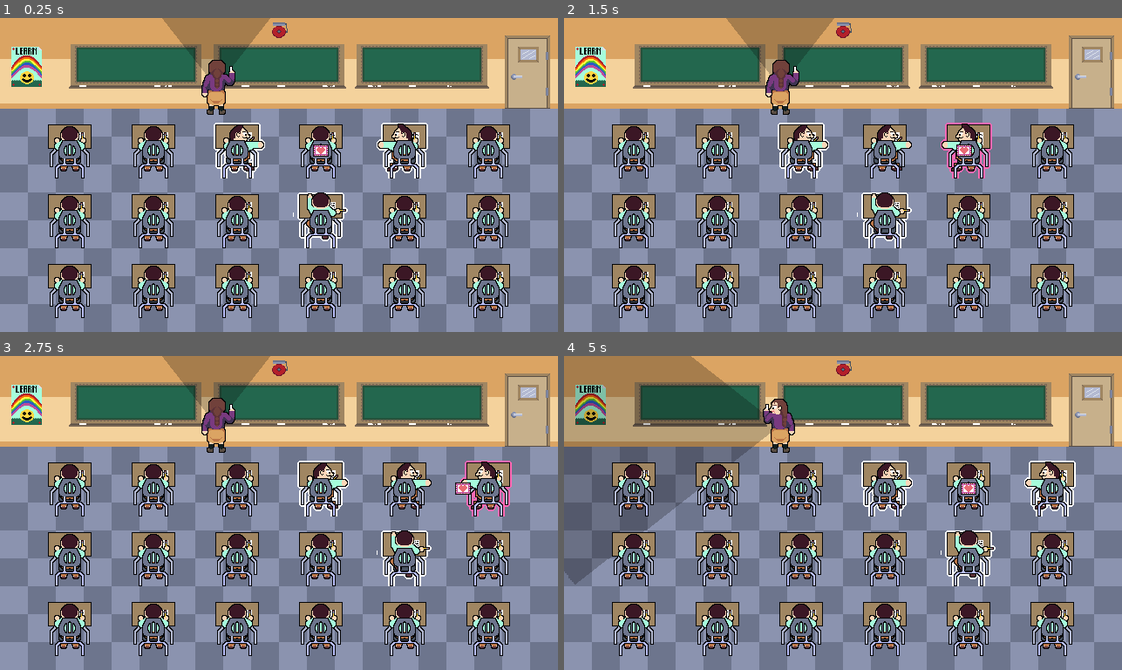
Above: before the commit, frames 1-4 (two rows, left to right).
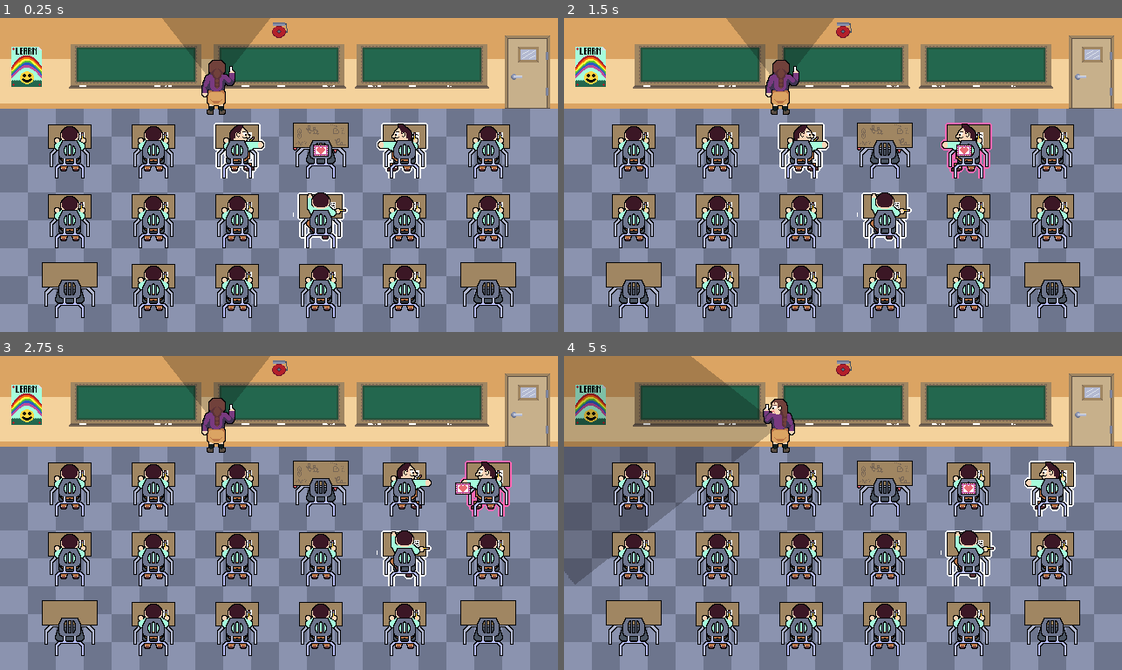
Above: after the commit, the same moments.

Repository: RacBrosGaming/Love-Note
Game: Godot game, scene res://Levels/class_room.tscn
The game is run twice, just before and just after one commit, with the same random seed, the same clock (stepped at 60 frames per second) and the same inputs. The engine's default icon, where the game draws it, is replaced by a stand-in: a white triangle on a blue panel in a dark square.
Inputs (mouse positions are in pixels of both pictures, inside the frame that each line leads up to):
- Up to frame 1 (0.25 s): no input
- Up to frame 2 (1.5 s): move the mouse to (630, 149) at 0.52 s; hold Right (right) 0.53-1.28 s; hold Space (select) 0.53-1.28 s; click (630, 149) at 0.67 s; move the mouse to (630, 218) at 1.27 s; hold Down (down) from 1.28 s (still down); tap Space (select) at 1.35 s; click (630, 218) at 1.42 s
- Up to frame 3 (2.75 s): move the mouse to (66, 629) at 2.02 s; release Down (down) at 2.03 s; hold Right (right) from 2.03 s (still down); hold Space (select) from 2.03 s (still down); click (66, 629) at 2.17 s
- Up to frame 4 (5 s): move the mouse to (720, 487) at 2.77 s; release Right (right) at 2.78 s; release Space (select) at 2.78 s; hold Up (up) 2.78-3.53 s; tap Space (select) at 2.85, 4.35 s; click (720, 487) at 2.92 s; move the mouse to (720, 556) at 3.52 s; hold Space (select) 3.53-4.28 s; hold Left (left) from 3.53 s (still down); click (720, 556) at 3.67 s; move the mouse to (720, 629) at 4.27 s; click (720, 629) at 4.42 s

The runs differ from the first frame. In frame 1, 2.5% of the frame differs, in the area x 7-93%, y 33-94%; in frame 2, 2.6%; in frame 3, 2.7%; in frame 4, 2.8%.

Commit message:
Testing out AStarGrid2D

Diff:
--- a/Scenes/grid.gd
+++ b/Scenes/grid.gd
@@ -5,16 +5,43 @@
 
 const DESK_SCENE := preload("res://Scenes/desk.tscn")
 const NOTE_SCENE = preload("res://Scenes/note.tscn")
+const EMPTY_DESK = preload("res://Scenes/empty_desk.tscn")
 
+@onready var a_star_debug: TileMapLayer = $AStarDebug
+
+var a_star_grid: AStarGrid2D
 var desks: Array[Array] = []
 var note: Note
+var start_position: Vector2i
+var end_position: Vector2i
+
+#manhattan
+#diagnal never
 
 # Called when the node enters the scene tree for the first time.
 func _ready() -> void:
 	if not Engine.is_editor_hint():
+		setup_astar_grid()
 		desks = setup_grid()
 		spawn_desks()
 		spawn_note()
+		end_position = grid_data.grid_size - Vector2i(1, 1)
+		find_path()
+
+func setup_astar_grid() -> void:
+	a_star_grid = AStarGrid2D.new()
+	a_star_grid.size = grid_data.grid_size * grid_data.grid_spacing
+	a_star_grid.cell_size = grid_data.grid_spacing
+	a_star_grid.default_compute_heuristic = AStarGrid2D.HEURISTIC_MANHATTAN
+	a_star_grid.default_estimate_heuristic = AStarGrid2D.HEURISTIC_MANHATTAN
+	a_star_grid.diagonal_mode = AStarGrid2D.DIAGONAL_MODE_NEVER
+	a_star_grid.jumping_enabled = false
+	a_star_grid.update()
+
+func find_path() -> void:
+	var path := a_star_grid.get_id_path(start_position, end_position)
+	for cell in path:
+		a_star_debug.set_cell(cell, 1, Vector2.ZERO)
 
 func setup_grid() -> Array[Array]:
 	var array: Array[Array] = [];
@@ -27,18 +54,27 @@
 func spawn_desks() -> void:
 	for i in grid_data.grid_size.x:
 		for j in grid_data.grid_size.y:
-			#var rand: int = randi_range(0, 0)
+			var rand: int = randi_range(0, 10)
 			#var desk = possible_desks[rand].instance()
-			var desk := DESK_SCENE.instantiate() as Node2D
-			add_child(desk)
-			desk.position = grid_to_pixel(i, j)
-			desks[i][j] = desk;
+			var desk: Node2D
+			if rand > 0:
+				desk = DESK_SCENE.instantiate()
+			else:
+				desk = EMPTY_DESK.instantiate()
+			add_desk_to_grid(desk, Vector2i(i, j), rand <= 0)
+
+func add_desk_to_grid(desk_scene: Node2D, desk_position: Vector2i, solid: bool) -> void:
+	add_child(desk_scene)
+	desk_scene.position = grid_to_pixel(desk_position.x, desk_position.y)
+	desks[desk_position.x][desk_position.y] = desk_scene
+	a_star_grid.set_point_solid(desk_position, solid)
 
 func spawn_note() -> void:
 	var column := randi_range(0, grid_data.grid_size.x - 1)
 	var row := randi_range(0, grid_data.grid_size.y - 1)
 	note = NOTE_SCENE.instantiate() as Note
 	note.with_data(grid_to_pixel(column, row), grid_data)
+	start_position = Vector2i(column, row)
 	add_child(note)
 
 func _draw() -> void:
--- a/Scenes/grid.tscn
+++ b/Scenes/grid.tscn
@@ -1,8 +1,22 @@
-[gd_scene load_steps=3 format=3 uid="uid://bycek0e5qii0i"]
+[gd_scene load_steps=6 format=3 uid="uid://bycek0e5qii0i"]
 
 [ext_resource type="Script" path="res://Scenes/grid.gd" id="1_6gtw2"]
 [ext_resource type="Resource" uid="uid://djkfb1tnkc8wv" path="res://Resources/grid_data.tres" id="2_3qfk8"]
+[ext_resource type="Texture2D" uid="uid://dv3jd0yxwm63m" path="res://icon.svg" id="3_c30uk"]
+
+[sub_resource type="TileSetAtlasSource" id="TileSetAtlasSource_yry3m"]
+texture = ExtResource("3_c30uk")
+texture_region_size = Vector2i(96, 80)
+0:0/0 = 0
+
+[sub_resource type="TileSet" id="TileSet_7bo57"]
+tile_size = Vector2i(96, 80)
+sources/1 = SubResource("TileSetAtlasSource_yry3m")
 
 [node name="Grid" type="Node2D"]
 script = ExtResource("1_6gtw2")
 grid_data = ExtResource("2_3qfk8")
+
+[node name="AStarDebug" type="TileMapLayer" parent="."]
+position = Vector2(-48, -40)
+tile_set = SubResource("TileSet_7bo57")
